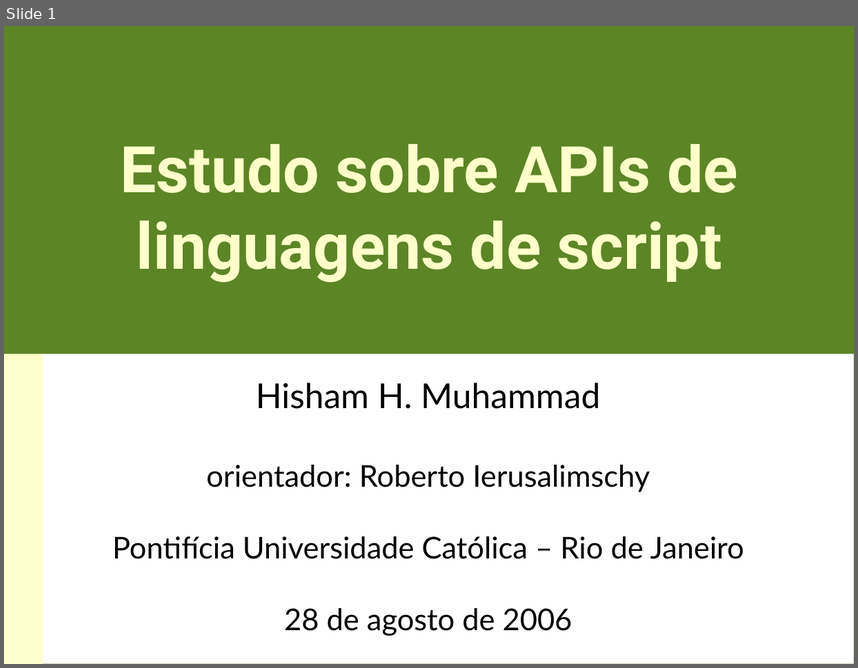
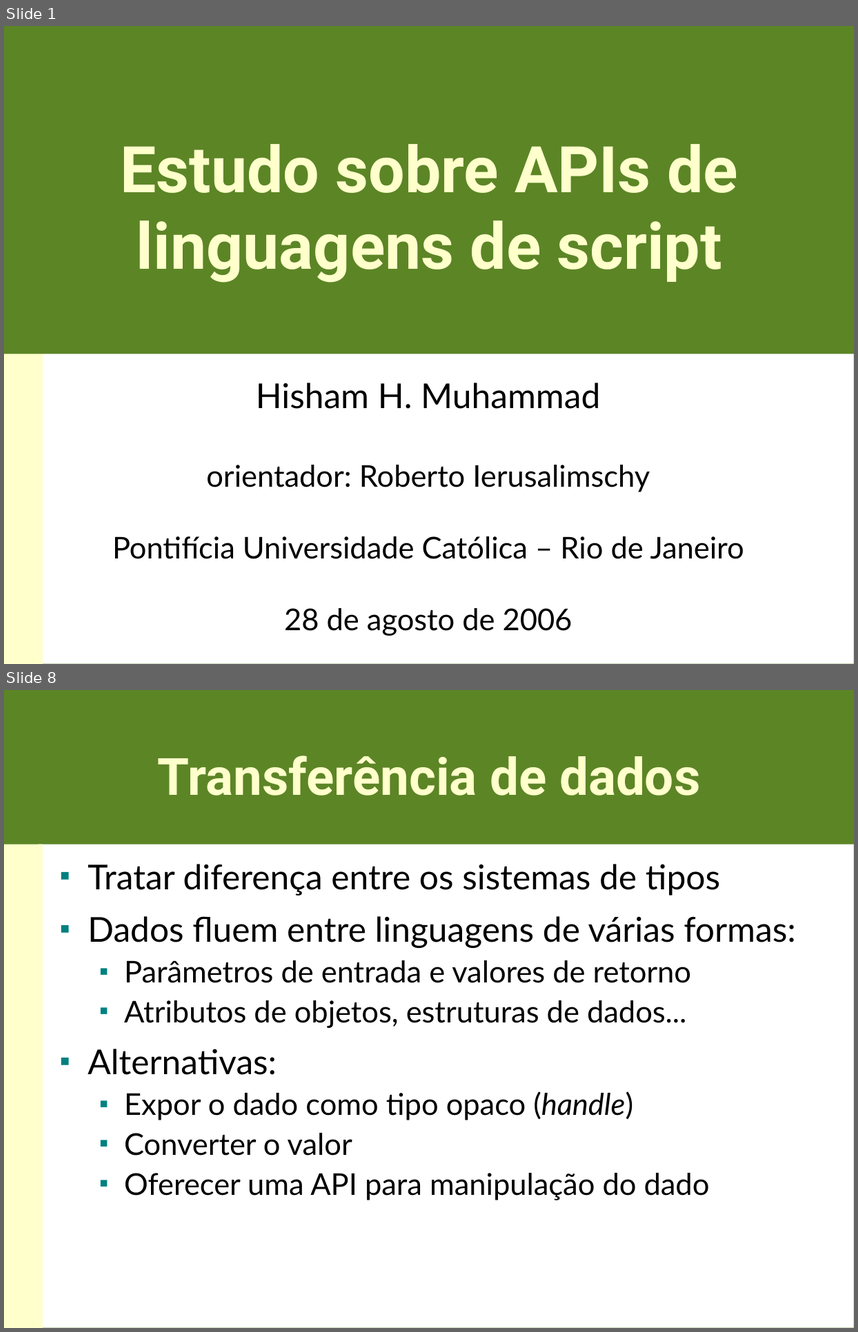
Before and after one commit to hishamhm/libscript, a slide deck: doc/apresentacao.odp. Shown one above the other, each under a label of ours: slide 1 before the commit, slides 1 and 8 after it; the slides between them are not shown. The pictures are 858x668 and 858x1332 pixels, drawn with LibreOffice and Linux fonts; fonts in the diff are those of the drawing. Boxes give left, top, right and bottom in pixels: in the first picture for what was removed or moved away, otherwise in the second. Text is boxed around its words. In the diff, an @@ line names an element or a change of style, - is before the commit and + after.

```diff
--- a/doc/apresentacao.odp
+++ b/doc/apresentacao.odp
@@ slide 8 added at [4,690,854,1328], background #5C8526; not listed: 2 template elements that a slide beside it also shows @@
@@ title added at [158,756,700,796], 48 pt, text #FFFFCC, bold @@
+Transferência de dados
@@ text added at [87,864,795,1201], 28 pt, text #000000 @@
+■ Tratar diferença entre os sistemas de tipos
+■ Dados fluem entre linguagens de várias formas:
+  ■ Parâmetros de entrada e valores de retorno
+  ■ Atributos de objetos, estruturas de dados...
+■ Alternativas:
+  ■ Expor o dado como tipo opaco (handle)
+  ■ Converter o valor
+  ■ Oferecer uma API para manipulação do dado
```
Also in this commit, not shown: 6 slides changed, 21 other slides added, 2 slides removed, 1 other file.
